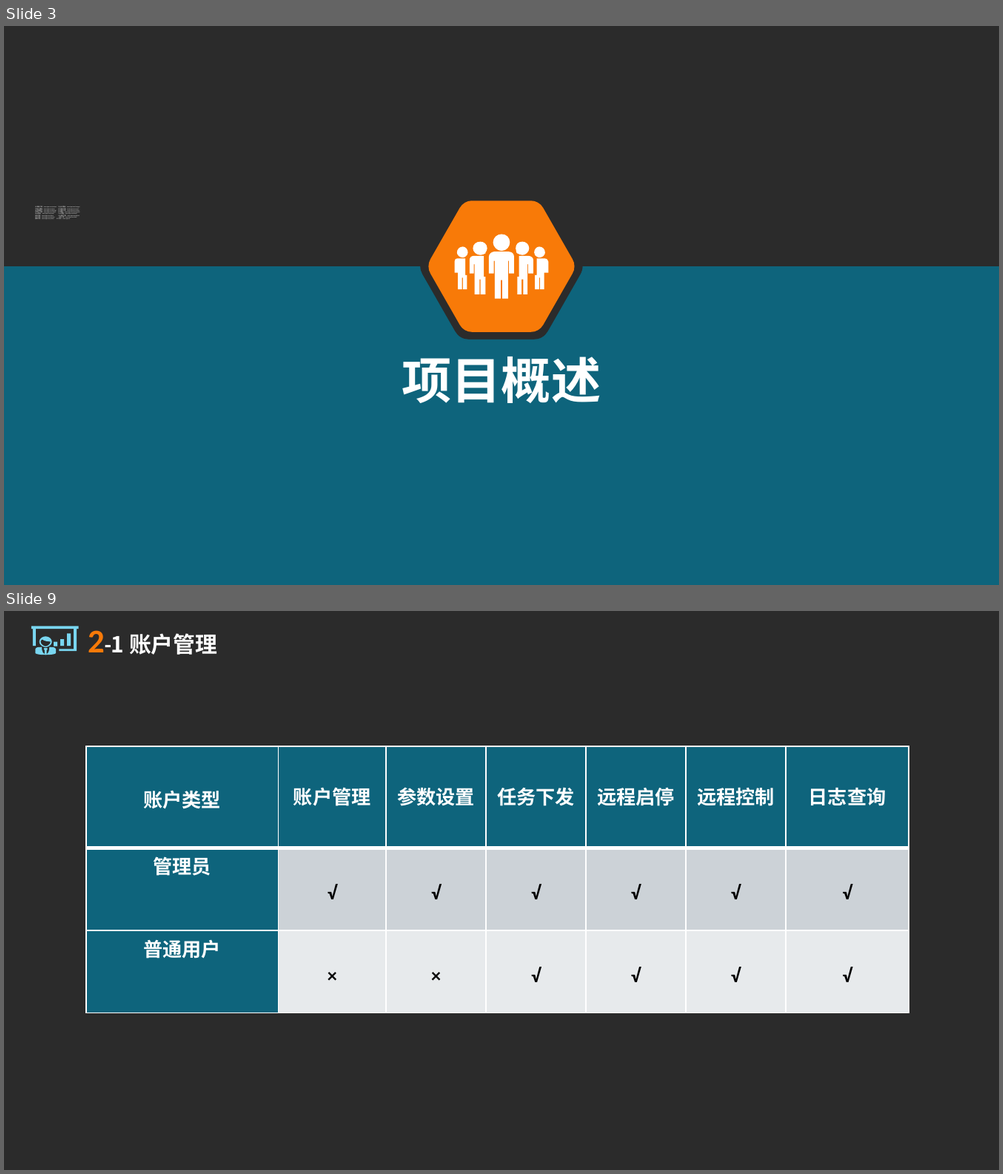
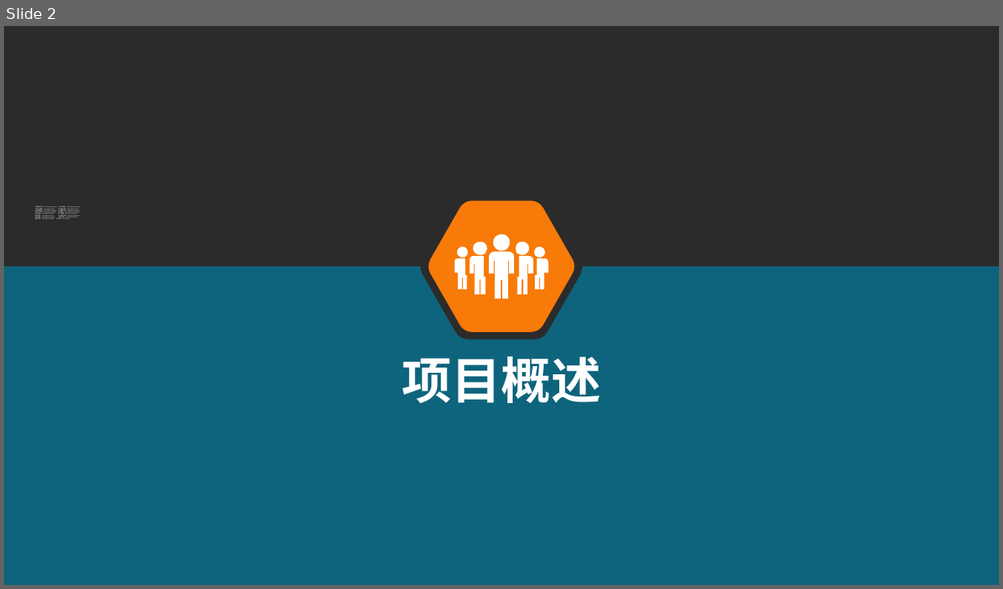
Before and after one commit to xiechongzhu/RadiationSystem, a slide deck: 项目文档/需求/辐射防护数据集成与监控系统软件需求分析报告.pptx. Shown one above the other, each under a label of ours: slides 3 and 9 before the commit, slide 2 after it; the slides between them are not shown. The pictures are 1003x1174 and 1003x589 pixels, drawn with LibreOffice and Linux fonts; fonts in the diff are those of the drawing; background and template pictures are left out; a plain dark background stands for a picture behind light text. Boxes give left, top, right and bottom in pixels: in the first picture for what was removed or moved away, otherwise in the second. Text is boxed around its words. In the diff, an @@ line names an element or a change of style, - is before the commit and + after.

```diff
--- a/项目文档/需求/辐射防护数据集成与监控系统软件需求分析报告.pptx
+++ b/项目文档/需求/辐射防护数据集成与监控系统软件需求分析报告.pptx
@@ slide 9 removed at (4, 611, 999, 1170), background picture (left out) @@
@@ freeform shape removed at (32, 626, 79, 655) @@
@@ title removed at (88, 630, 217, 655) @@
-2-1 账户管理
@@ table removed at (87, 746, 907, 1013), 3 rows, 7 columns @@
-账户类型 | 账户管理 | 参数设置 | 任务下发 | 远程启停 | 远程控制 | 日志查询
-管理员 | √ | √ | √ | √ | √ | √
-普通用户 | × | × | √ | √ | √ | √
@@ what was slide 3 is now slide 2 @@
```
Also in this commit, not shown: 4 slides changed, 17 slides added, 28 other slides removed, 15 other files.
